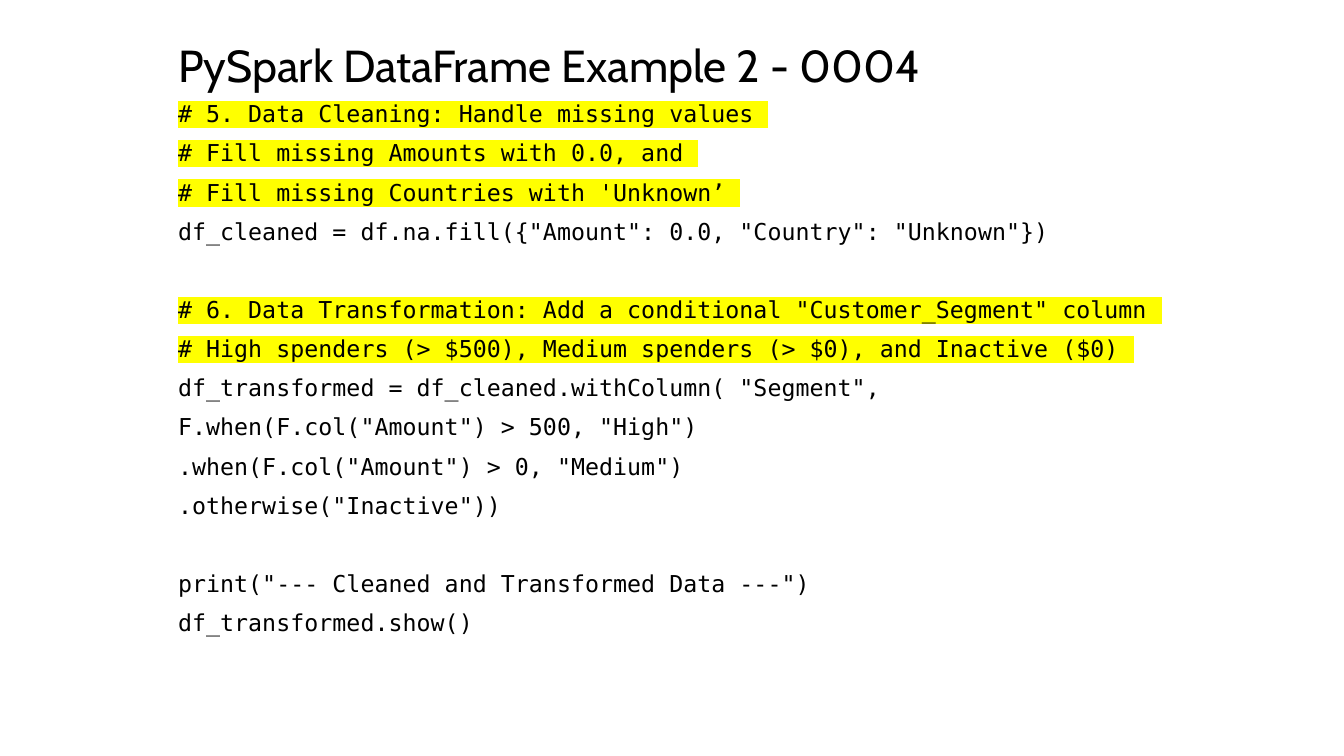
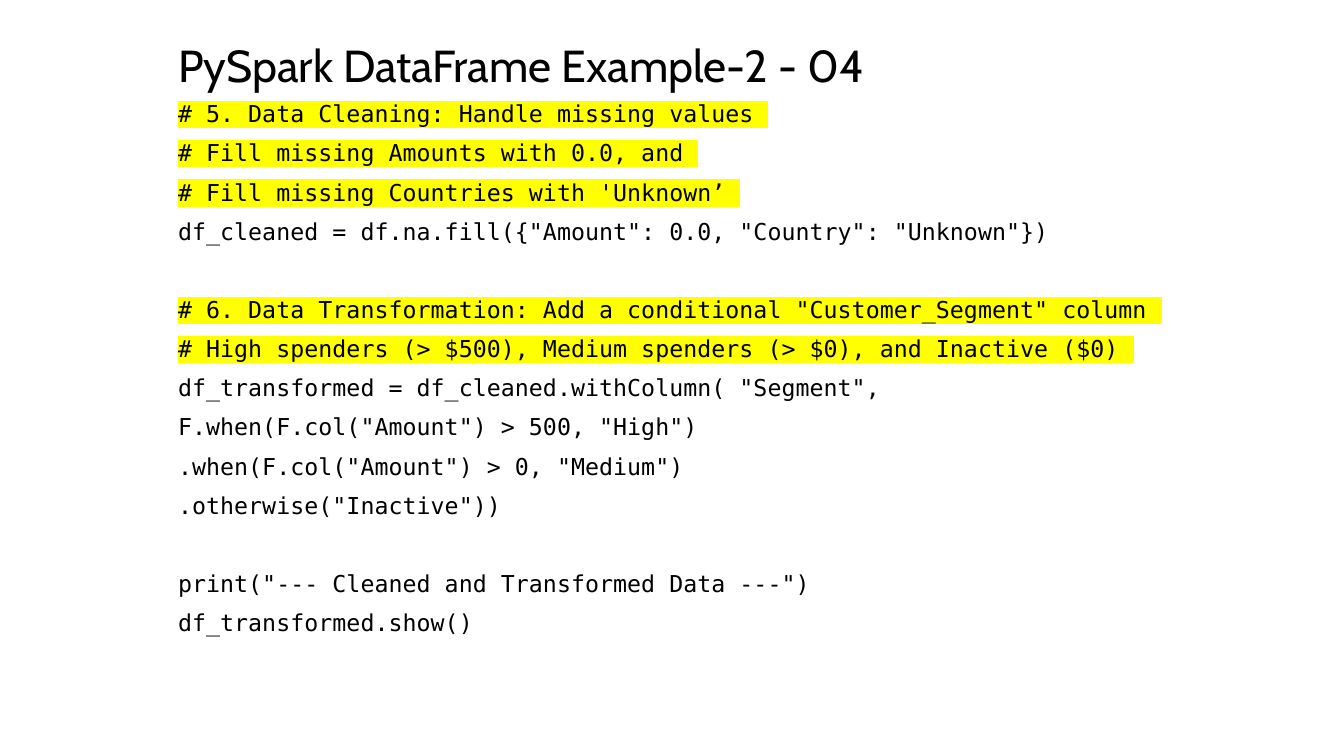
Before and after one commit to mahmoudparsian/big-data-modeling, a slide deck: slide 38 of course_information/COURSE_OUTLINE_10_WEEKS.pptx (slide 37 before the commit). Drawn at 1344x756 pixels with LibreOffice and Linux fonts; fonts in the diff are those of the drawing; background and template pictures are left out. Boxes give left, top, right and bottom in pixels: in the first picture for what was removed or moved away, otherwise in the second. Text is boxed around its words. In the diff, an @@ line names an element or a change of style, - is before the commit and + after.

```diff
--- a/course_information/COURSE_OUTLINE_10_WEEKS.pptx
+++ b/course_information/COURSE_OUTLINE_10_WEEKS.pptx
@@ title at [178, 48, 865, 93]: text changed @@
-PySpark DataFrame Example 2 - 0004
+PySpark DataFrame Example-2 - 04
```
Also in this commit, not shown: 15 other slides changed, 1 slide added, 1 other file.
